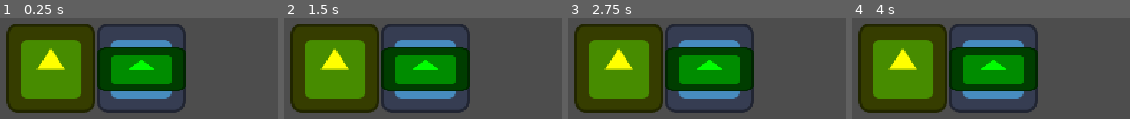
Above: before the commit, frames 1-4 (left to right).
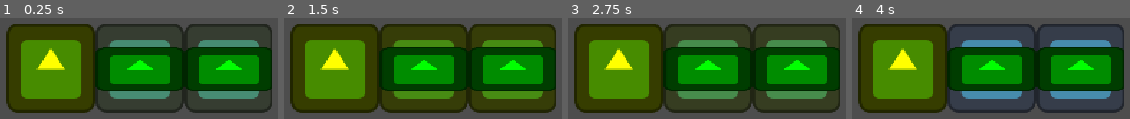
Above: after the commit, the same moments.

Repository: VK1ngg/circute-game-jam
Game: Godot game, scene res://level_1.tscn
Two runs of this game, one before a commit and one after it. Both use one fixed random seed, a clock stepped at 60 frames per second and the inputs below. The engine's default icon, where the game draws it, is replaced by a stand-in: a white triangle on a blue panel in a dark square.
Inputs:
- Up to frame 1 (0.25 s): no input
- Up to frame 2 (1.5 s): no input
- Up to frame 3 (2.75 s): no input
- Up to frame 4 (4 s): no input

The runs differ from the first frame. In frame 1, 40% of the frame differs, in the area x 34-98%, y 5-95%; in frame 2, 42%; in frame 3, 42%; in frame 4, 21%.

Commit message:
EnergiaIII

Diff:
--- a/level_1.tscn
+++ b/level_1.tscn
@@ -12,4 +12,7 @@
 position = Vector2(77, 254)
 
 [node name="_" parent="." unique_id=269850921 instance=ExtResource("1_3hls8")]
-position = Vector2(207, 254)
+position = Vector2(205, 254)
+
+[node name="_2" parent="." unique_id=1728586725 instance=ExtResource("1_3hls8")]
+position = Vector2(333, 254)
--- a/scenes/bloco2.tscn
+++ b/scenes/bloco2.tscn
@@ -46,11 +46,10 @@
 &"energizado": SubResource("Animation_nfbpx")
 }
 
-[node name="_" type="StaticBody2D" unique_id=2041450650]
+[node name="_" type="Area2D" unique_id=1728586725]
 script = ExtResource("1_dci40")
 
 [node name="Area" type="CollisionShape2D" parent="." unique_id=566918265]
-visible = false
 position = Vector2(64, 64)
 shape = SubResource("RectangleShape2D_fl0r3")
 
@@ -65,12 +64,14 @@
 texture = ExtResource("1_us0xu")
 
 [node name="Area2D" type="Area2D" parent="." unique_id=249524571]
+monitorable = false
 
 [node name="CollisionShape2D" type="CollisionShape2D" parent="Area2D" unique_id=2052144550]
 position = Vector2(-31.5, 63.5)
 shape = SubResource("RectangleShape2D_ral2h")
 
 [node name="Area2D2" type="Area2D" parent="." unique_id=551860254]
+monitorable = false
 
 [node name="CollisionShape2D" type="CollisionShape2D" parent="Area2D2" unique_id=1457238917]
 position = Vector2(158, 64)
@@ -79,5 +80,5 @@
 [node name="AnimationPlayer" type="AnimationPlayer" parent="." unique_id=1574483035]
 libraries/ = SubResource("AnimationLibrary_esohu")
 
-[connection signal="area_shape_entered" from="Area2D" to="." method="energizar"]
-[connection signal="area_shape_entered" from="Area2D2" to="." method="energizar"]
+[connection signal="area_entered" from="Area2D" to="." method="energizar"]
+[connection signal="area_entered" from="Area2D2" to="." method="energizar"]
--- a/scenes/fonte_energia.tscn
+++ b/scenes/fonte_energia.tscn
@@ -9,7 +9,7 @@
 [sub_resource type="RectangleShape2D" id="RectangleShape2D_ral2h"]
 size = Vector2(47, 128)
 
-[node name="FonteEnergia" type="StaticBody2D" unique_id=2041450650]
+[node name="FonteEnergia" type="Area2D" unique_id=1846498572]
 script = ExtResource("1_wno8l")
 
 [node name="Area" type="CollisionShape2D" parent="." unique_id=566918265]
@@ -28,4 +28,4 @@
 position = Vector2(160.5, 64)
 shape = SubResource("RectangleShape2D_ral2h")
 
-[connection signal="area_shape_entered" from="Area2D" to="." method="energizar"]
+[connection signal="area_entered" from="Area2D" to="." method="energizar"]
--- a/scripts/bloco2.gd
+++ b/scripts/bloco2.gd
@@ -1,4 +1,4 @@
-extends StaticBody2D
+extends Area2D
 
 var right = true
 var left = true
@@ -7,7 +7,7 @@
 var energia = false
 
 func energizar(body: Node2D) -> void:
-	if body.has_signal("energizar") and energia == true:
+	if energia == true:
 		body.energia = true
 
 func _process(_delta: float) -> void:
--- a/scripts/fonteenergia.gd
+++ b/scripts/fonteenergia.gd
@@ -1,10 +1,11 @@
-extends StaticBody2D
+extends Area2D
 
 var right = false
-var left = false
+var left = true
 var up = false
 var down = false
 var energia = true
 
 func energizar(body: Node2D) -> void:
+	print("teste")
 	body.energia = true
